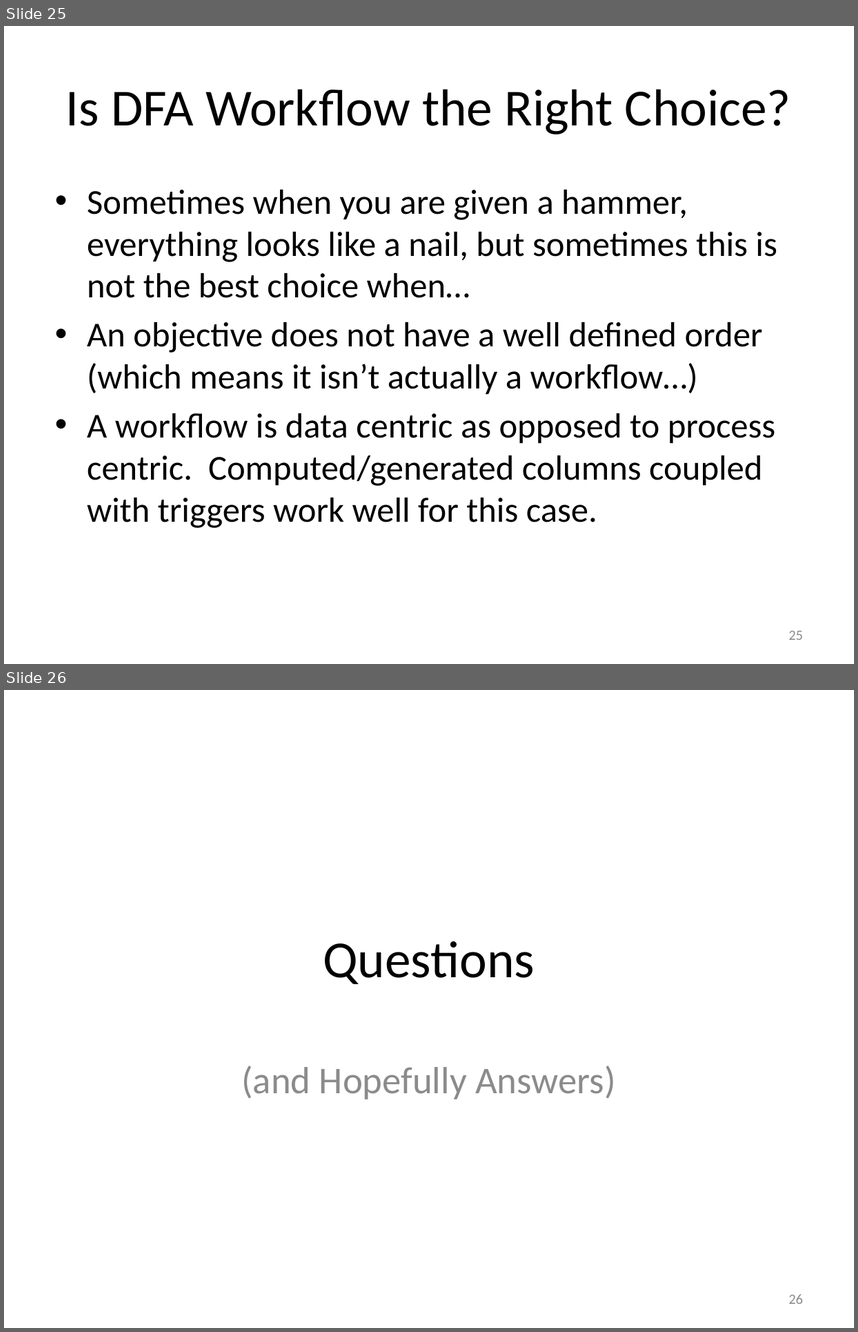
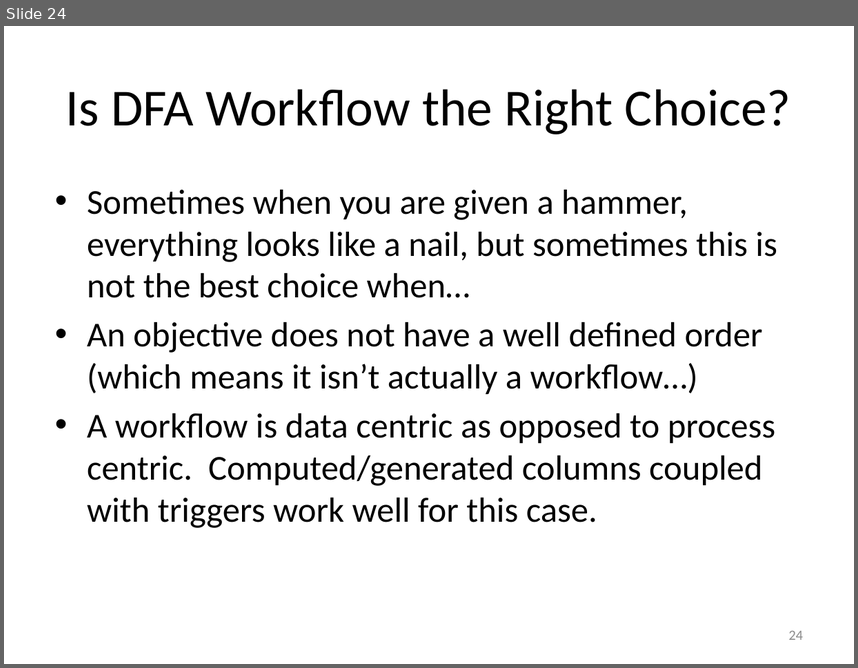
Before and after one commit to RichardRoda/DFA-Workflow-Model, a slide deck: Modeling Workflows with Event Driven DFA.pptx. Shown one above the other, each under a label of ours: slides 25 and 26 before the commit, slide 24 after it. The pictures are 858x1332 and 858x668 pixels, drawn with LibreOffice and Linux fonts; fonts in the diff are those of the drawing. Boxes give left, top, right and bottom in pixels: in the first picture for what was removed or moved away, otherwise in the second. Text is boxed around its words. In the diff, an @@ line names an element or a change of style, - is before the commit and + after.

```diff
--- a/Modeling Workflows with Event Driven DFA.pptx
+++ b/Modeling Workflows with Event Driven DFA.pptx
@@ slide 26 removed at (x1=4, y1=690, x2=854, y2=1328), background #FFFFFF @@
@@ title removed at (x1=323, y1=941, x2=535, y2=984) @@
-Questions
@@ subtitle removed at (x1=241, y1=1065, x2=616, y2=1099) @@
-(and Hopefully Answers)
@@ page number removed at (x1=789, y1=1294, x2=803, y2=1303) @@
-26
@@ what was slide 25 is now slide 24 @@
@@ page number at (x1=789, y1=630, x2=803, y2=639): text changed @@
-25
+24
```
Also in this commit, not shown: 1 slide changed, 3 slides added, 1 other slide removed, 1 other file.
